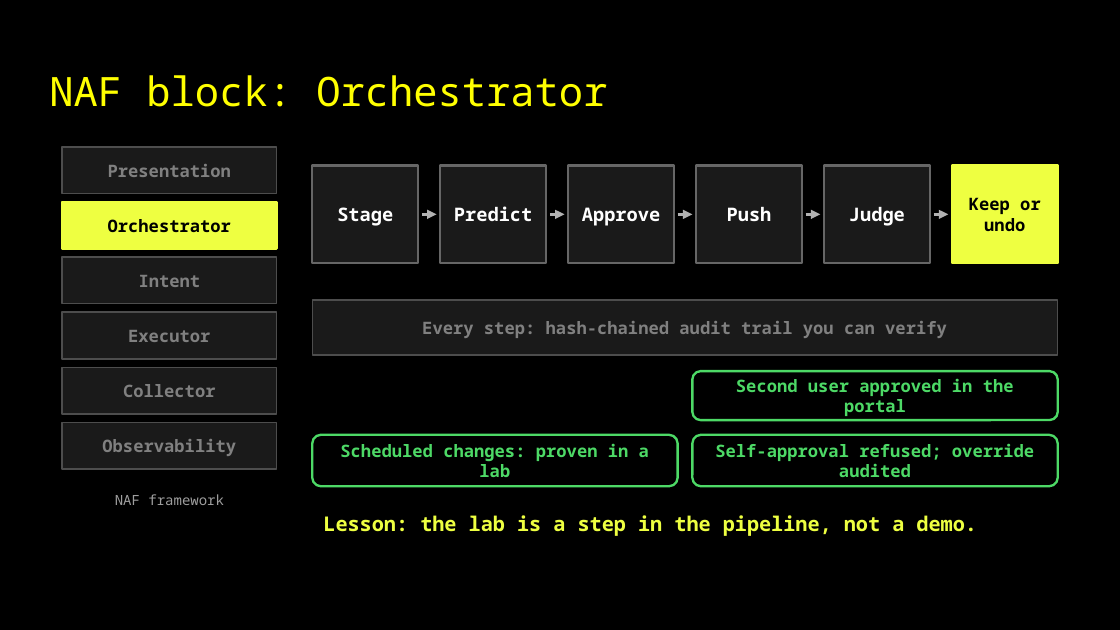
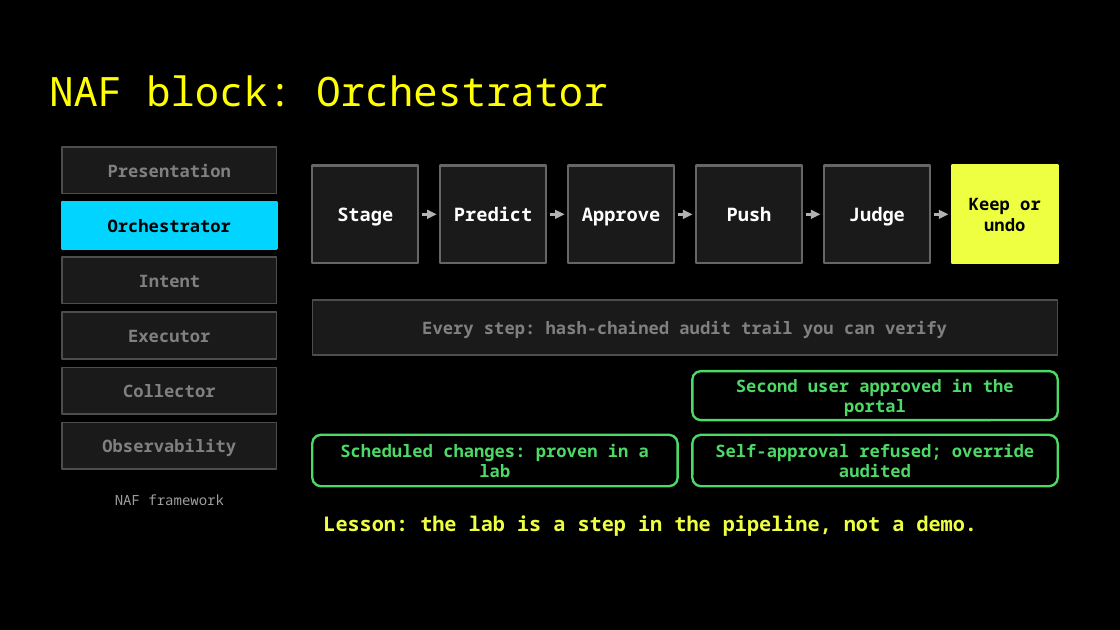
Before and after one commit to captainpacket/autocon6, a slide deck: slide 20 of slides/AC6_Every_Automation_Demo_Lies.pptx. Drawn at 1120x630 pixels with LibreOffice and Linux fonts; fonts in the diff are those of the drawing; background and template pictures are left out. Boxes give left, top, right and bottom in pixels: in the first picture for what was removed or moved away, otherwise in the second. Text is boxed around its words. In the diff, an @@ line names an element or a change of style, - is before the commit and + after.

```diff
--- a/slides/AC6_Every_Automation_Demo_Lies.pptx
+++ b/slides/AC6_Every_Automation_Demo_Lies.pptx
@@ rectangle "Orchestrator" at (63, 202, 277, 249): fill #EEFF41 to #00D4FF; outline #EEFF41 1.5 pt to #00D4FF 1.5 pt @@
```
Also in this commit, not shown: 17 other slides changed, 23 other files.
